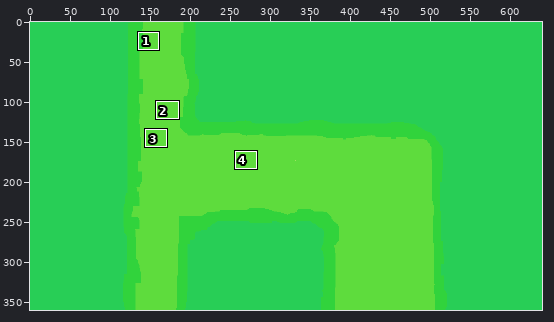
Pixel-art file: Canvas/canvas.aseprite. The first picture is a wide view before the edit; the outline marks the close-up.
Close-up. Earlier state:
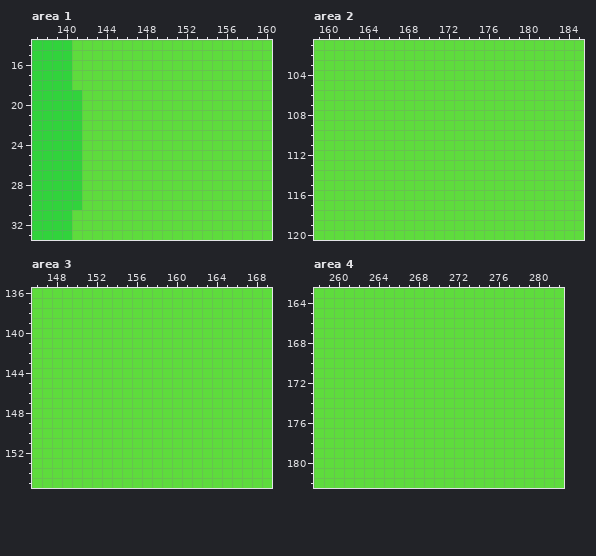
640x360 pixels, 1 frame. Shown: area 1: x 137..160, y 14..33; area 2: x 159..185, y 101..120; area 3: x 146..169, y 136..155; area 4: x 258..282, y 163..182. The commit also changed other parts of the picture, which this record leaves out.
After:
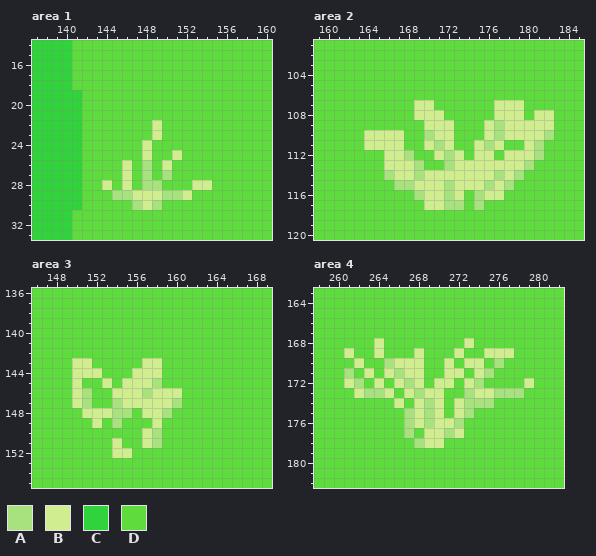
Palette (. is transparent): A #a8e27f  B #d0ed90  C #31d33c  D #5edc3d
The exact change:
--- area 1
@@ x 142..156 @@
 21 DDDDDDDDDDDDDDD
-22 DDDDDDDDDDDDDDD
-23 DDDDDDDDDDDDDDD
-24 DDDDDDDDDDDDDDD
-25 DDDDDDDDDDDDDDD
-26 DDDDDDDDDDDDDDD
-27 DDDDDDDDDDDDDDD
-28 DDDDDDDDDDDDDDD
-29 DDDDDDDDDDDDDDD
-30 DDDDDDDDDDDDDDD
+22 DDDDDDDBDDDDDDD
+23 DDDDDDDBDDDDDDD
+24 DDDDDDBDDDDDDDD
+25 DDDDDDBDDBDDDDD
+26 DDDDBDADBDDDDDD
+27 DDDDBDADADDDDDD
+28 DDBDBDAADDDBBDD
+29 DDDAABBBAABDDDD
+30 DDDDDABADDDDDDD
 31 DDDDDDDDDDDDDDD
--- area 2
@@ x 159..185 @@
 106 DDDDDDDDDDDDDDDDDDDDDDDDDDD
-107 DDDDDDDDDDDDDDDDDDDDDDDDDDD
-108 DDDDDDDDDDDDDDDDDDDDDDDDDDD
-109 DDDDDDDDDDDDDDDDDDDDDDDDDDD
-110 DDDDDDDDDDDDDDDDDDDDDDDDDDD
-111 DDDDDDDDDDDDDDDDDDDDDDDDDDD
-112 DDDDDDDDDDDDDDDDDDDDDDDDDDD
-113 DDDDDDDDDDDDDDDDDDDDDDDDDDD
-114 DDDDDDDDDDDDDDDDDDDDDDDDDDD
-115 DDDDDDDDDDDDDDDDDDDDDDDDDDD
-116 DDDDDDDDDDDDDDDDDDDDDDDDDDD
-117 DDDDDDDDDDDDDDDDDDDDDDDDDDD
+107 DDDDDDDDDDBBDDDDDDBBBDDDDDD
+108 DDDDDDDDDDBBBDDDDDBBBDBBDDD
+109 DDDDDDDDDDDBBBDDDBABBBBBDDD
+110 DDDDDBBBBDDABBDDDBABBBBADDD
+111 DDDDDBBBBDDBABDDBABDDBADDDD
+112 DDDDDDDBBADDBABDBBDBBBADDDD
+113 DDDDDDDBBBADDABBBBBBBADDDDD
+114 DDDDDDDABBABBBBBBBABADDDDDD
+115 DDDDDDDDAABBBABBBABADDDDDDD
+116 DDDDDDDDDDABBABDABBDDDDDDDD
+117 DDDDDDDDDDDBBAADADDDDDDDDDD
 118 DDDDDDDDDDDDDDDDDDDDDDDDDDD
--- area 3
@@ x 148..162 @@
 142 DDDDDDDDDDDDDDD
-143 DDDDDDDDDDDDDDD
-144 DDDDDDDDDDDDDDD
-145 DDDDDDDDDDDDDDD
-146 DDDDDDDDDDDDDDD
-147 DDDDDDDDDDDDDDD
-148 DDDDDDDDDDDDDDD
-149 DDDDDDDDDDDDDDD
-150 DDDDDDDDDDDDDDD
-151 DDDDDDDDDDDDDDD
-152 DDDDDDDDDDDDDDD
+143 DDBBDDDDDBBDDDD
+144 DDBBBDDDBBBDDDD
+145 DDBDDBDBBBADDDD
+146 DDBADDBBBABBBDD
+147 DDBADDABBBBBADD
+148 DDDBBBAADBBADDD
+149 DDDDBDADDDBDDDD
+150 DDDDDDDDDBADDDD
+151 DDDDDDBDDBADDDD
+152 DDDDDDBBDDDDDDD
 153 DDDDDDDDDDDDDDD
--- area 4
@@ x 258..282 @@
 167 DDDDDDDDDDDDDDDDDDDDDDDDD
-168 DDDDDDDDDDDDDDDDDDDDDDDDD
-169 DDDDDDDDDDDDDDDDDDDDDDDDD
-170 DDDDDDDDDDDDDDDDDDDDDDDDD
-171 DDDDDDDDDDDDDDDDDDDDDDDDD
-172 DDDDDDDDDDDDDDDDDDDDDDDDD
-173 DDDDDDDDDDDDDDDDDDDDDDDDD
-174 DDDDDDDDDDDDDDDDDDDDDDDDD
-175 DDDDDDDDDDDDDDDDDDDDDDDDD
-176 DDDDDDDDDDDDDDDDDDDDDDDDD
-177 DDDDDDDDDDDDDDDDDDDDDDDDD
-178 DDDDDDDDDDDDDDDDDDDDDDDDD
+168 DDDDDDBDDDDDDDDBDDDDDDDDD
+169 DDDBDDBDDDBDDDBDDBBBDDDDD
+170 DDDDBDDABBBDDBDBBDADDDDDD
+171 DDDADBDBABBDDBBDBADDDDDDD
+172 DDDBADBDBABDBBDBADDDDBDDD
+173 DDDDBAABDBABBDDABBAAADDDD
+174 DDDDDDDDBDBABDBAAADDDDDDD
+175 DDDDDDDDDABABDBADDDDDDDDD
+176 DDDDDDDDDABABBADDDDDDDDDD
+177 DDDDDDDDDADBBABDDDDDDDDDD
+178 DDDDDDDDDDABBDDDDDDDDDDDD
 179 DDDDDDDDDDDDDDDDDDDDDDDDD
